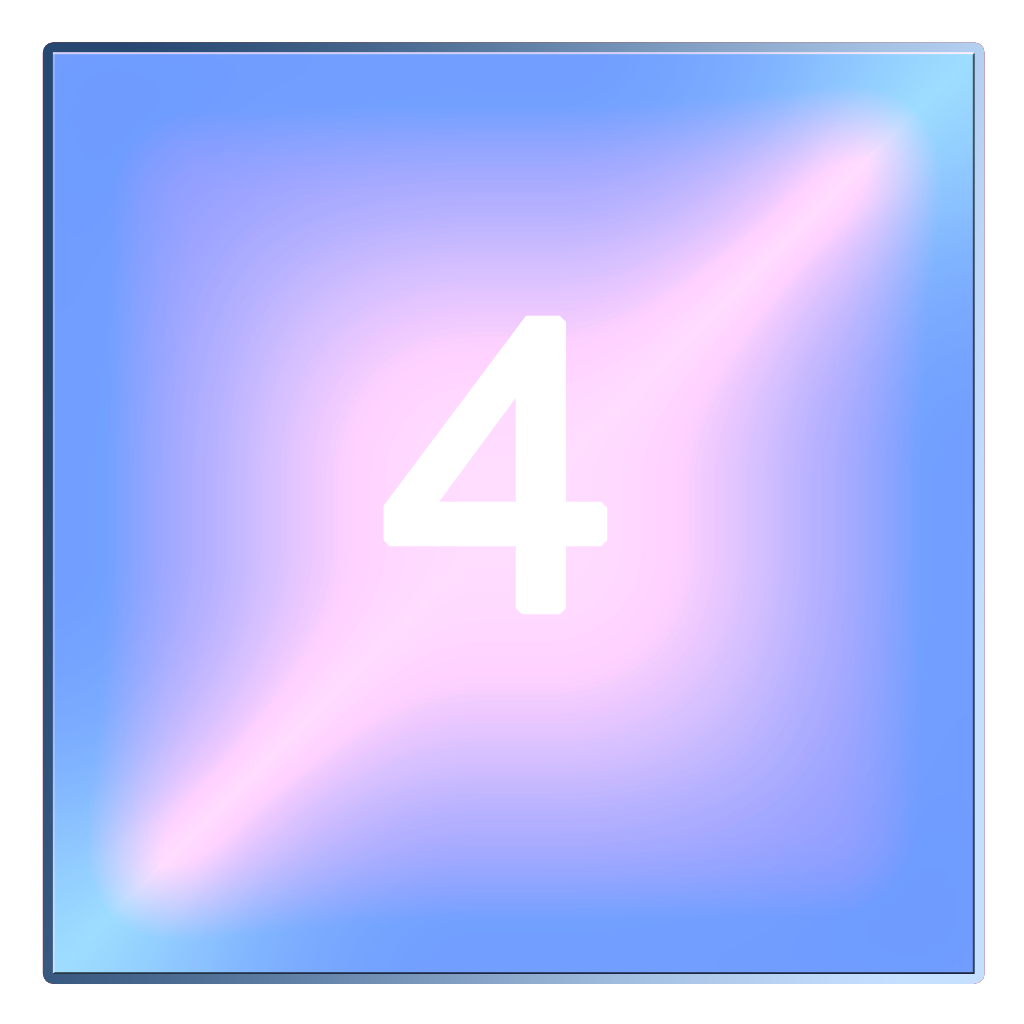
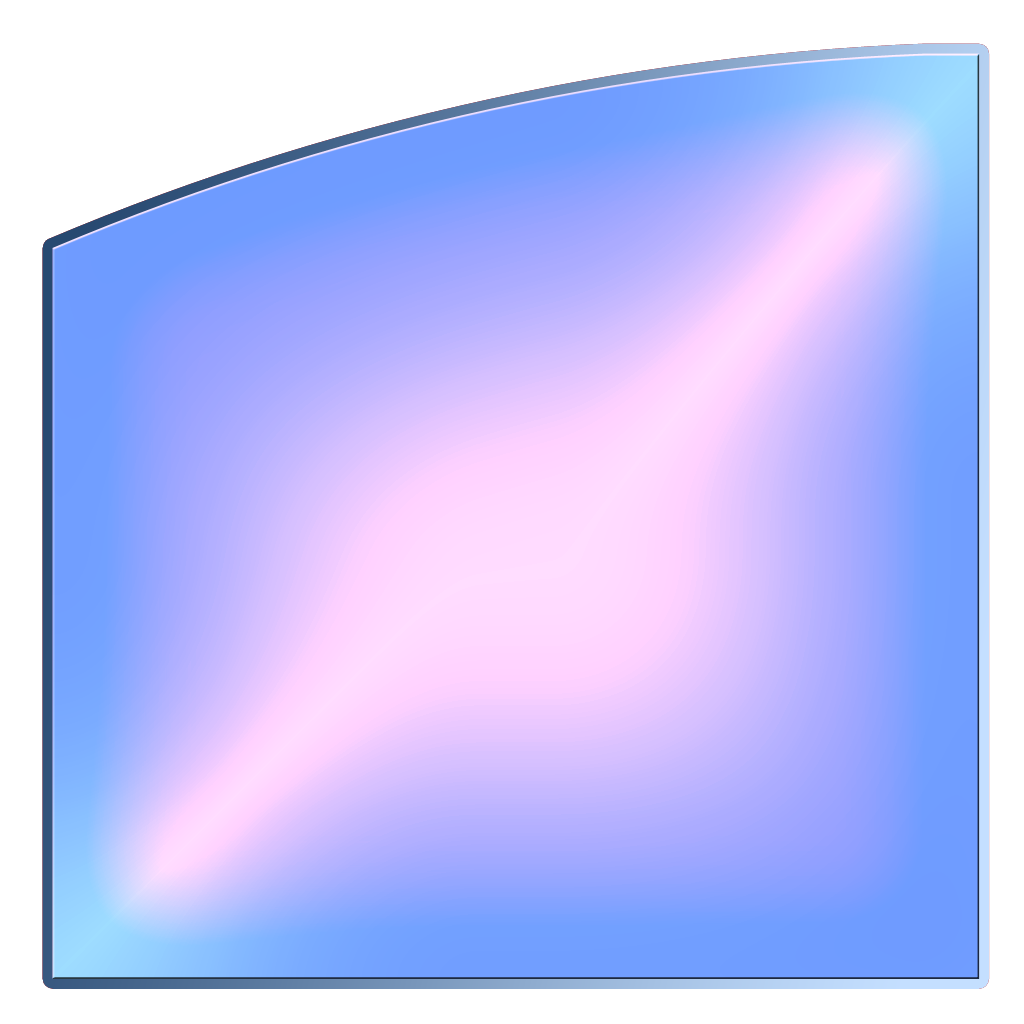
Layer changes from the first 1024x1024 image to the second:
removed layer "4" over (383, 315, 608, 615)
removed layer "Shape 2 copy" (was overlay) over (52, 52, 975, 974)
removed layer "Shape 2" (was luminosity) over (52, 52, 975, 974)
added layer "Layer 1 copy 2" (overlay) above "Layer 1 copy" over (52, 53, 980, 979)
added layer "Layer 1 copy" (luminosity) above "Layer 1" over (52, 53, 980, 979)
added layer "Layer 1" above "Layer 0" over (52, 53, 980, 979)
hid "Layer 0" over (52, 52, 976, 976)
